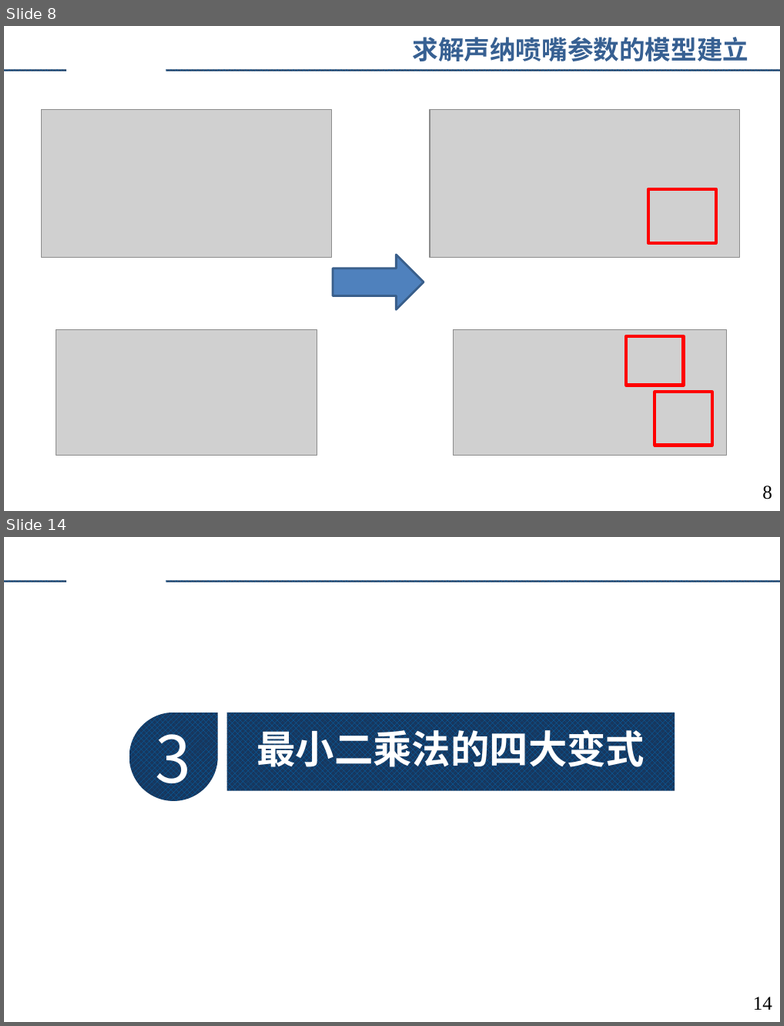
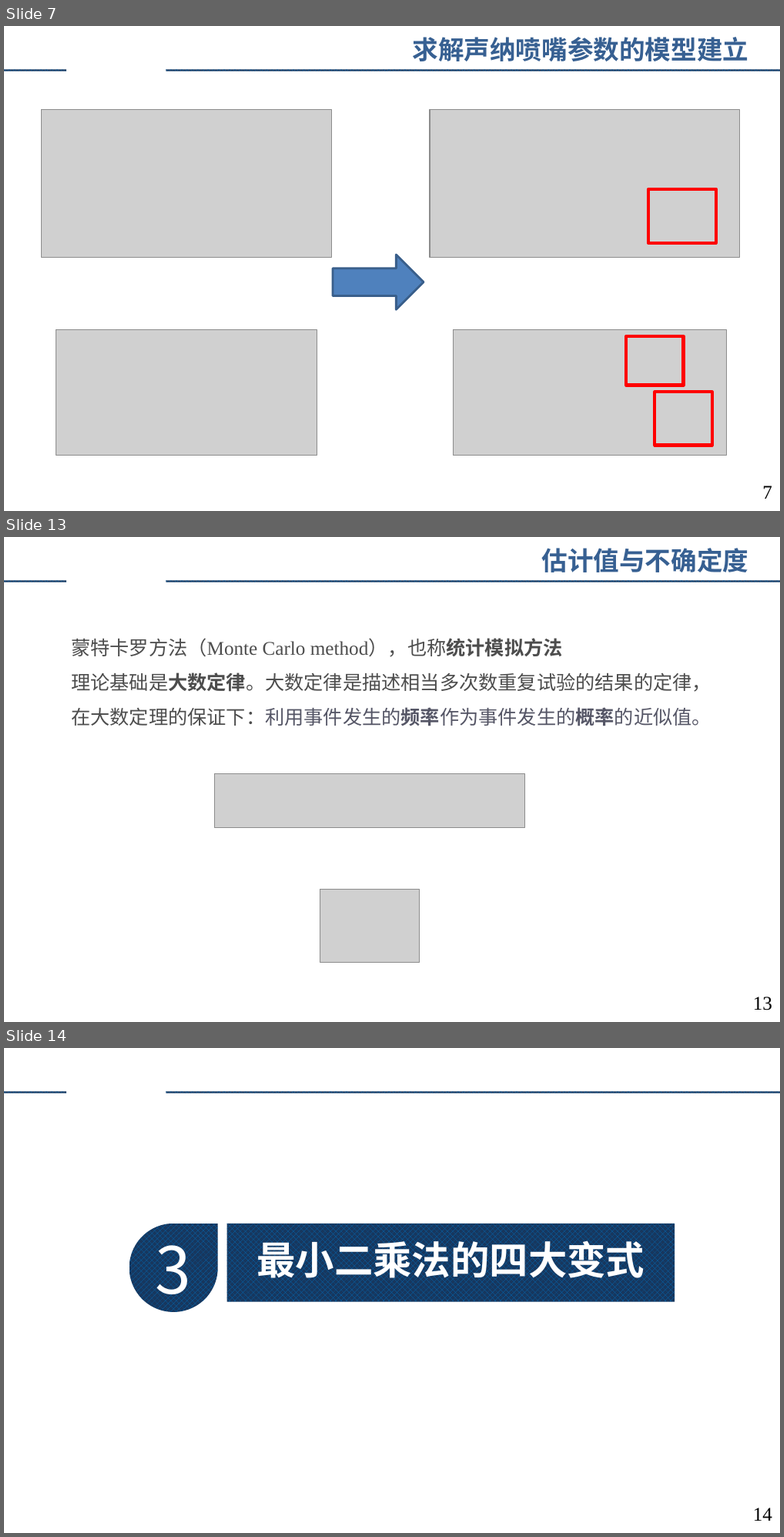
Before and after one commit to augusto-13/ErrorTheory_discussion_ppt, a slide deck: 2023-4-9.pptx. Shown one above the other, each under a label of ours: slides 8 and 14 before the commit, slides 7, 13 and 14 after it; the slides between them are not shown. The pictures are 784x1026 and 784x1537 pixels, drawn with LibreOffice and Linux fonts; fonts in the diff are those of the drawing; grey boxes stand for pictures; background and template pictures are left out. Boxes give left, top, right and bottom in pixels: in the first picture for what was removed or moved away, otherwise in the second. Text is boxed around its words. In the diff, an @@ line names an element or a change of style, - is before the commit and + after.

```diff
--- a/2023-4-9.pptx
+++ b/2023-4-9.pptx
@@ slide 13 added at (x1=4, y1=537, x2=780, y2=1022), background #FFFFFF; not listed: 2 template elements that a slide beside it also shows @@
@@ text added at (x1=542, y1=548, x2=749, y2=572), 24 pt, text #376092, bold @@
+估计值与不确定度
@@ text added at (x1=71, y1=638, x2=712, y2=726), 18 pt, text #4D4D4D @@
+蒙特卡罗方法（Monte Carlo method），也称统计模拟方法
+理论基础是大数定律。大数定律是描述相当多次数重复试验的结果的定律，在大数定理的保证下：利用事件发生的频率作为事件发生的概率的近似值。
@@ picture added at (x1=215, y1=773, x2=525, y2=828) @@
@@ picture added at (x1=320, y1=890, x2=419, y2=962) @@
@@ page number added at (x1=753, y1=997, x2=772, y2=1011), 18 pt, text #000000 @@
+13
@@ what was slide 8 is now slide 7 @@
@@ page number at (x1=762, y1=486, x2=772, y2=499): text changed @@
-8
+7
```
Also in this commit, not shown: 3 slides changed, 5 other slides added, 4 slides removed.
